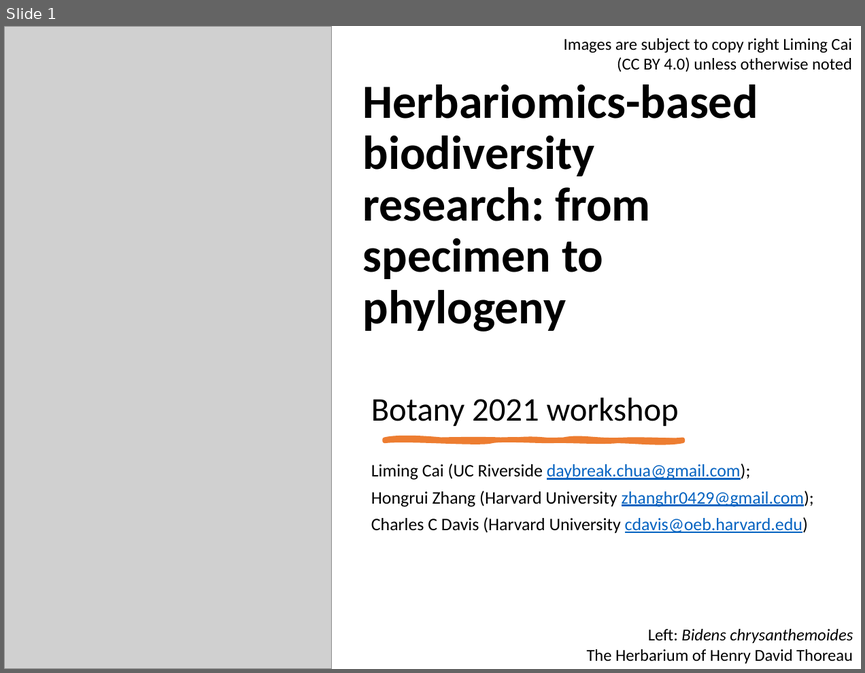
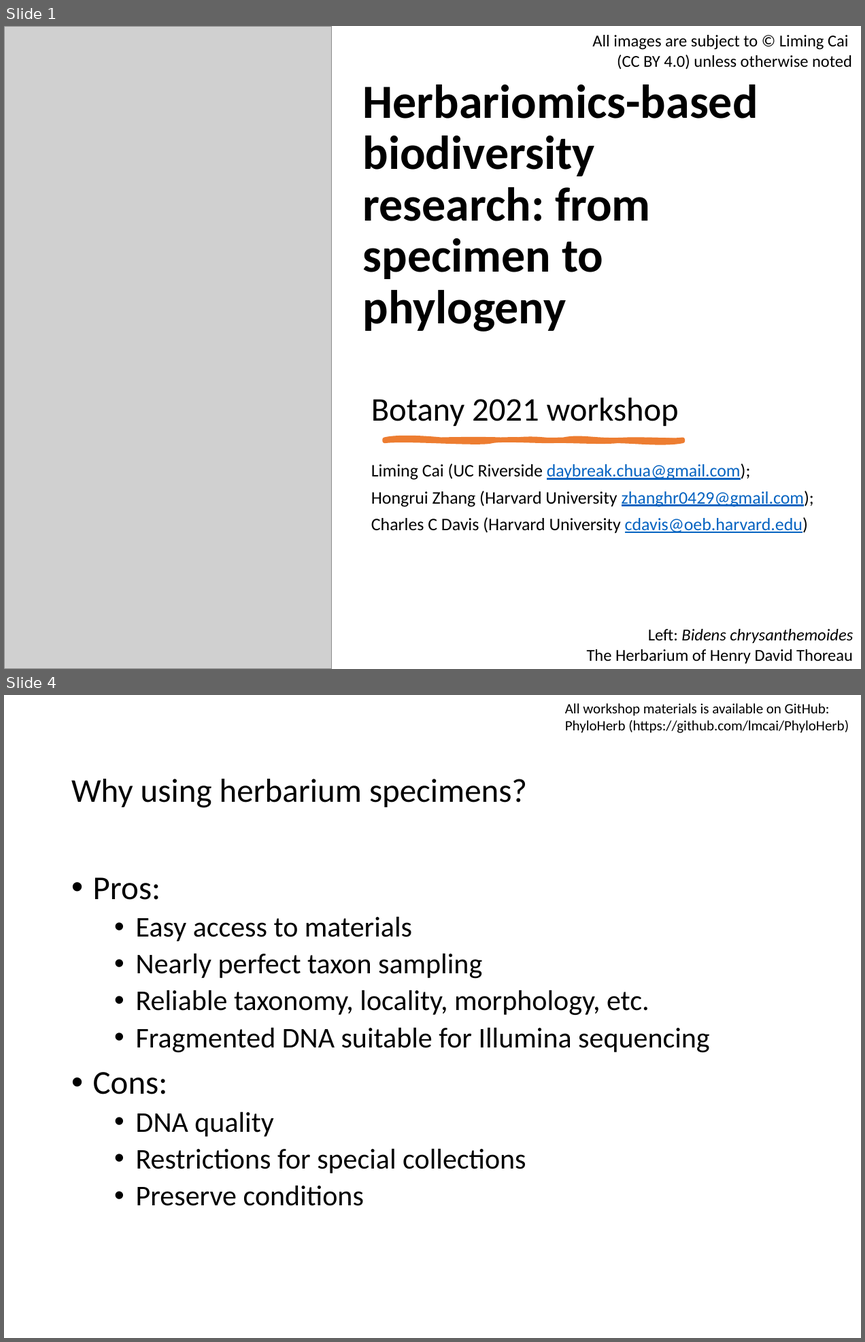
Before and after one commit to lmcai/PhyloHerb, a slide deck: botany2021_tutorial/PhyloHerb_botany2021.pptx. Shown one above the other, each under a label of ours: slide 1 before the commit, slides 1 and 4 after it; the slides between them are not shown. The pictures are 865x673 and 865x1342 pixels, drawn with LibreOffice and Linux fonts; fonts in the diff are those of the drawing; grey boxes stand for pictures. Boxes give left, top, right and bottom in pixels: in the first picture for what was removed or moved away, otherwise in the second. Text is boxed around its words. In the diff, an @@ line names an element or a change of style, - is before the commit and + after.

```diff
--- a/botany2021_tutorial/PhyloHerb_botany2021.pptx
+++ b/botany2021_tutorial/PhyloHerb_botany2021.pptx
@@ slide 4 added at <box>4,695,861,1338</box>, background #FFFFFF @@
@@ text added at <box>565,703,849,733</box>, 12 pt, text #000000 @@
+All workshop materials is available on GitHub:
+PhyloHerb (https://github.com/lmcai/PhyloHerb)
@@ title added at <box>71,779,527,808</box>, 28 pt, text #000000 @@
+Why using herbarium specimens?
@@ text added at <box>93,877,710,1206</box>, 24 pt, text #000000 @@
+• Pros:
+  • Easy access to materials
+  • Nearly perfect taxon sampling
+  • Reliable taxonomy, locality, morphology, etc.
+  • Fragmented DNA suitable for Illumina sequencing
+• Cons:
+  • DNA quality
+  • Restrictions for special collections
+  • Preserve conditions
@@ slide 1 changed as well @@
@@ text at <box>592,35,852,70</box>: text changed @@
-Images are subject to copy right Liming Cai (CC BY 4.0) unless otherwise noted
+All images are subject to © Liming Cai
+(CC BY 4.0) unless otherwise noted
```
Also in this commit, not shown: 2 other slides changed, 7 other slides added, 3 slides removed.
